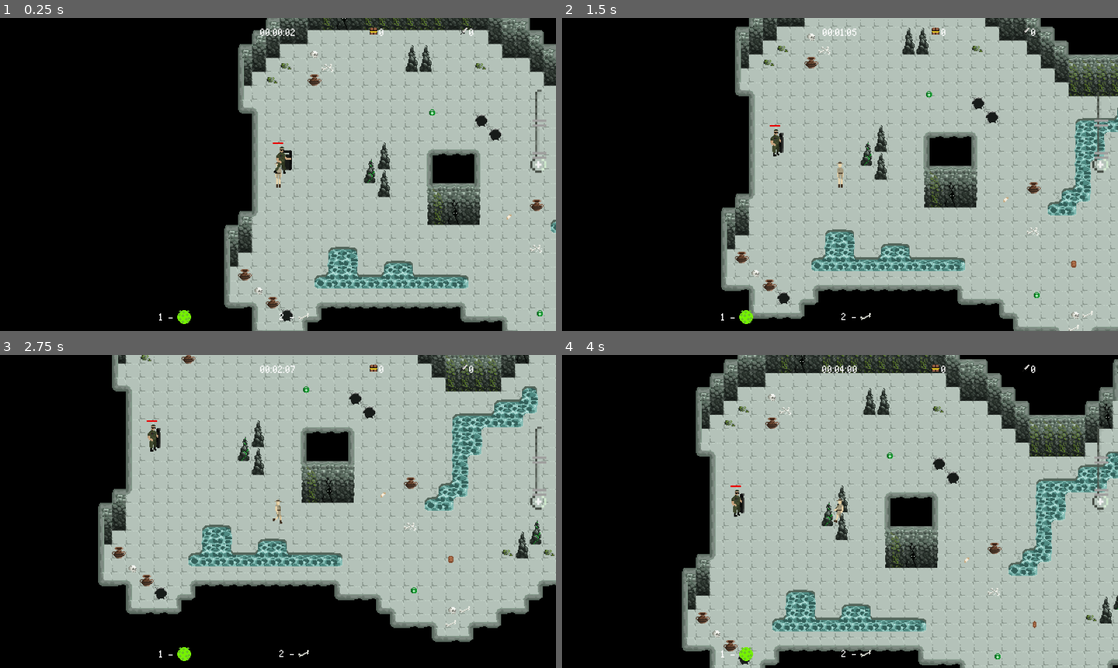
Above: before the commit, frames 1-4 (two rows, left to right).
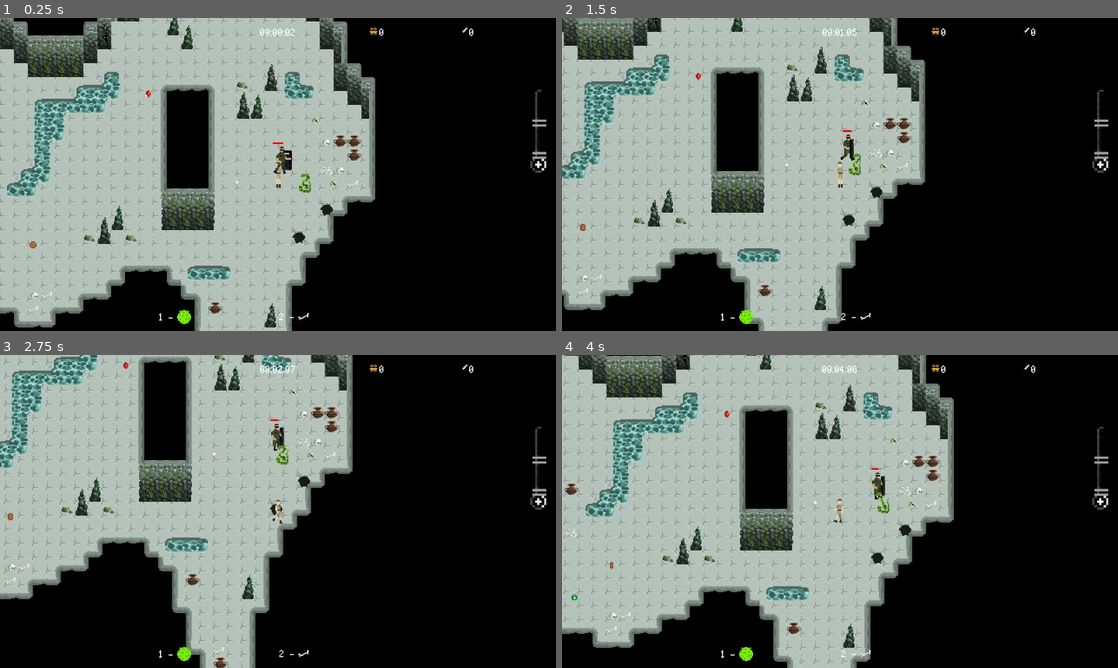
Above: after the commit, the same moments.

Repository: mirogon/Archaeology
Game: Godot game, scene res://Scenes/Main.tscn
Same seed, same stepped clock (60 frames per second), same inputs: the game is played once before the commit and once after it. The engine's default icon, where the game draws it, is replaced by a stand-in: a white triangle on a blue panel in a dark square.
Inputs (mouse positions are in pixels of both pictures, inside the frame that each line leads up to):
- Up to frame 1 (0.25 s): no input
- Up to frame 2 (1.5 s): move the mouse to (962, 158) at 0.52 s; hold Right (ui_right) 0.53-1.28 s; tap F (action) at 0.6 s; move the mouse to (728, 190) at 1.27 s; hold Down (ui_down) from 1.28 s (still down); tap 1 at 1.35 s
- Up to frame 3 (2.75 s): move the mouse to (333, 442) at 2.02 s; release Down (ui_down) at 2.03 s; hold Right (ui_right) from 2.03 s (still down); hold 2 from 2.03 s (still down)
- Up to frame 4 (4 s): move the mouse to (812, 574) at 2.77 s; release Right (ui_right) at 2.78 s; release 2 at 2.78 s; hold Up (ui_up) 2.78-3.53 s; tap F (action) at 2.85 s; move the mouse to (1006, 558) at 3.52 s; hold Left (ui_left) from 3.53 s (still down); hold 1 from 3.53 s (still down)

The runs differ from the first frame. In frame 1, 79% of the frame differs, in the area x 0-100%, y 0-100%; in frame 2, 72%; in frame 3, 68%; in frame 4, 75%.
Error before the commit: Attempt to call function 'get_child_count' in base 'null instance' on a null instance. (res://Scripts/Soldier.gd:97)

Commit message:
Fixed Main, Room

Diff:
--- a/Scenes/Main.tscn
+++ b/Scenes/Main.tscn
@@ -39,3 +39,7 @@
 
 [connection signal="heal_resource_update" from="Player" to="UiCanvasLayer/HealthResourceBar" method="_on_Player_heal_resource_update"]
 [connection signal="treasure_update" from="Player" to="." method="_on_Player_treasure_update"]
+[connection signal="upgrade_player_health_resource_button_pressed" from="UiCanvasLayer/UpgradeUi" to="." method="_on_UpgradeUi_upgrade_player_health_resource_button_pressed"]
+[connection signal="upgrade_soldier_damage_button_pressed" from="UiCanvasLayer/UpgradeUi" to="." method="_on_UpgradeUi_upgrade_soldier_damage_button_pressed"]
+[connection signal="upgrade_soldier_health_button_pressed" from="UiCanvasLayer/UpgradeUi" to="." method="_on_UpgradeUi_upgrade_soldier_health_button_pressed"]
+[connection signal="upgrade_soldier_speed_button_pressed" from="UiCanvasLayer/UpgradeUi" to="." method="_on_UpgradeUi_upgrade_soldier_speed_button_pressed"]
--- a/Scenes/Player.tscn
+++ b/Scenes/Player.tscn
@@ -129,7 +129,6 @@
 z_index = 1
 frames = SubResource( 26 )
 animation = "Walk_Right"
-frame = 4
 playing = true
 
 [node name="HealthSystem" parent="." instance=ExtResource( 3 )]
--- a/Scenes/Rooms/Room.tscn
+++ b/Scenes/Rooms/Room.tscn
@@ -13,8 +13,6 @@
 [ext_resource path="res://Scenes/Rooms/TreasureChest.tscn" type="PackedScene" id=11]
 [ext_resource path="res://Scenes/Items/ItemSpawnMovement.tscn" type="PackedScene" id=12]
 [ext_resource path="res://Scenes/Rooms/Boulder.tscn" type="PackedScene" id=13]
-[ext_resource path="res://Asstes/Environment/Dungeon.png" type="Texture" id=14]
-[ext_resource path="res://Asstes/Environment/Torch/Torch.tres" type="Texture" id=15]
 
 [sub_resource type="ConvexPolygonShape2D" id=47]
 points = PoolVector2Array( 12, 8, 4, 8, 4, 4, 12, 4 )
@@ -752,299 +750,6 @@
 "shape_transform": Transform2D( 1, 0, 0, 1, 0, 0 )
 } ]
 39/z_index = 0
-42/name = "Dungeon.png 42"
-42/texture = ExtResource( 14 )
-42/tex_offset = Vector2( 0, 0 )
-42/modulate = Color( 1, 1, 1, 1 )
-42/region = Rect2( 0, 64, 16, 16 )
-42/tile_mode = 0
-42/occluder_offset = Vector2( 0, 0 )
-42/navigation_offset = Vector2( 0, 0 )
-42/shape_offset = Vector2( 0, 0 )
-42/shape_transform = Transform2D( 1, 0, 0, 1, 0, 0 )
-42/shape_one_way = false
-42/shape_one_way_margin = 0.0
-42/shapes = [  ]
-42/z_index = 0
-43/name = "Dungeon.png 43"
-43/texture = ExtResource( 14 )
-43/tex_offset = Vector2( 0, 0 )
-43/modulate = Color( 1, 1, 1, 1 )
-43/region = Rect2( 0, 80, 16, 16 )
-43/tile_mode = 0
-43/occluder_offset = Vector2( 0, 0 )
-43/navigation_offset = Vector2( 0, 0 )
-43/shape_offset = Vector2( 0, 0 )
-43/shape_transform = Transform2D( 1, 0, 0, 1, 0, 0 )
-43/shape_one_way = false
-43/shape_one_way_margin = 0.0
-43/shapes = [  ]
-43/z_index = 0
-44/name = "Dungeon.png 44"
-44/texture = ExtResource( 14 )
-44/tex_offset = Vector2( 0, 0 )
-44/modulate = Color( 1, 1, 1, 1 )
-44/region = Rect2( 0, 96, 16, 16 )
-44/tile_mode = 0
-44/occluder_offset = Vector2( 0, 0 )
-44/navigation_offset = Vector2( 0, 0 )
-44/shape_offset = Vector2( 0, 0 )
-44/shape_transform = Transform2D( 1, 0, 0, 1, 0, 0 )
-44/shape_one_way = false
-44/shape_one_way_margin = 0.0
-44/shapes = [  ]
-44/z_index = 0
-45/name = "Dungeon.png 45"
-45/texture = ExtResource( 14 )
-45/tex_offset = Vector2( 0, 0 )
-45/modulate = Color( 1, 1, 1, 1 )
-45/region = Rect2( 32, 80, 16, 32 )
-45/tile_mode = 0
-45/occluder_offset = Vector2( 0, 0 )
-45/navigation_offset = Vector2( 0, 0 )
-45/shape_offset = Vector2( 0, 0 )
-45/shape_transform = Transform2D( 1, 0, 0, 1, 0, 0 )
-45/shape_one_way = false
-45/shape_one_way_margin = 0.0
-45/shapes = [  ]
-45/z_index = 0
-46/name = "Dungeon.png 46"
-46/texture = ExtResource( 14 )
-46/tex_offset = Vector2( 0, 0 )
-46/modulate = Color( 1, 1, 1, 1 )
-46/region = Rect2( 16, 80, 16, 32 )
-46/tile_mode = 0
-46/occluder_offset = Vector2( 0, 0 )
-46/navigation_offset = Vector2( 0, 0 )
-46/shape_offset = Vector2( 0, 0 )
-46/shape_transform = Transform2D( 1, 0, 0, 1, 0, 0 )
-46/shape_one_way = false
-46/shape_one_way_margin = 0.0
-46/shapes = [  ]
-46/z_index = 0
-47/name = "Dungeon.png 47"
-47/texture = ExtResource( 14 )
-47/tex_offset = Vector2( 0, 0 )
-47/modulate = Color( 1, 1, 1, 1 )
-47/region = Rect2( 48, 80, 16, 32 )
-47/tile_mode = 0
-47/occluder_offset = Vector2( 0, 0 )
-47/navigation_offset = Vector2( 0, 0 )
-47/shape_offset = Vector2( 0, 0 )
-47/shape_transform = Transform2D( 1, 0, 0, 1, 0, 0 )
-47/shape_one_way = false
-47/shape_one_way_margin = 0.0
-47/shapes = [  ]
-47/z_index = 0
-51/name = "Dungeon.png 51"
-51/texture = ExtResource( 14 )
-51/tex_offset = Vector2( 0, 0 )
-51/modulate = Color( 1, 1, 1, 1 )
-51/region = Rect2( 0, 0, 144, 64 )
-51/tile_mode = 1
-51/autotile/bitmask_mode = 1
-51/autotile/bitmask_flags = [ Vector2( 0, 0 ), 432, Vector2( 0, 1 ), 54, Vector2( 0, 2 ), 255, Vector2( 0, 3 ), 507, Vector2( 1, 0 ), 216, Vector2( 1, 1 ), 27, Vector2( 1, 2 ), 447, Vector2( 1, 3 ), 510, Vector2( 2, 0 ), 56, Vector2( 2, 1 ), 146, Vector2( 4, 2 ), 438, Vector2( 4, 3 ), 504, Vector2( 5, 0 ), 24, Vector2( 5, 1 ), 144, Vector2( 5, 2 ), 219, Vector2( 5, 3 ), 63, Vector2( 6, 0 ), 18, Vector2( 6, 1 ), 48, Vector2( 6, 2 ), 511, Vector2( 7, 0 ), 432, Vector2( 7, 1 ), 54, Vector2( 8, 0 ), 216, Vector2( 8, 1 ), 27 ]
-51/autotile/icon_coordinate = Vector2( 0, 0 )
-51/autotile/tile_size = Vector2( 16, 16 )
-51/autotile/spacing = 0
-51/autotile/occluder_map = [  ]
-51/autotile/navpoly_map = [  ]
-51/autotile/priority_map = [  ]
-51/autotile/z_index_map = [  ]
-51/occluder_offset = Vector2( 0, 0 )
-51/navigation_offset = Vector2( 0, 0 )
-51/shape_offset = Vector2( 0, 0 )
-51/shape_transform = Transform2D( 1, 0, 0, 1, 0, 0 )
-51/shape_one_way = false
-51/shape_one_way_margin = 0.0
-51/shapes = [  ]
-51/z_index = 0
-52/name = "Dungeon.png 52"
-52/texture = ExtResource( 14 )
-52/tex_offset = Vector2( 0, 0 )
-52/modulate = Color( 1, 1, 1, 1 )
-52/region = Rect2( 64, 64, 16, 48 )
-52/tile_mode = 0
-52/occluder_offset = Vector2( 0, 0 )
-52/navigation_offset = Vector2( 0, 0 )
-52/shape_offset = Vector2( 0, 0 )
-52/shape_transform = Transform2D( 1, 0, 0, 1, 0, 0 )
-52/shape_one_way = false
-52/shape_one_way_margin = 0.0
-52/shapes = [  ]
-52/z_index = 0
-53/name = "Dungeon.png 53"
-53/texture = ExtResource( 14 )
-53/tex_offset = Vector2( 0, 0 )
-53/modulate = Color( 1, 1, 1, 1 )
-53/region = Rect2( 80, 64, 16, 48 )
-53/tile_mode = 0
-53/occluder_offset = Vector2( 0, 0 )
-53/navigation_offset = Vector2( 0, 0 )
-53/shape_offset = Vector2( 0, 0 )
-53/shape_transform = Transform2D( 1, 0, 0, 1, 0, 0 )
-53/shape_one_way = false
-53/shape_one_way_margin = 0.0
-53/shapes = [  ]
-53/z_index = 0
-54/name = "Dungeon.png 54"
-54/texture = ExtResource( 14 )
-54/tex_offset = Vector2( 0, 0 )
-54/modulate = Color( 1, 1, 1, 1 )
-54/region = Rect2( 128, 48, 64, 96 )
-54/tile_mode = 1
-54/autotile/bitmask_mode = 1
-54/autotile/bitmask_flags = [ Vector2( 0, 0 ), 16, Vector2( 0, 1 ), 48, Vector2( 0, 3 ), 432, Vector2( 0, 4 ), 438, Vector2( 0, 5 ), 54, Vector2( 1, 1 ), 24, Vector2( 1, 3 ), 504, Vector2( 1, 4 ), 511, Vector2( 1, 5 ), 63, Vector2( 2, 0 ), 432, Vector2( 2, 1 ), 54, Vector2( 2, 3 ), 216, Vector2( 2, 4 ), 219, Vector2( 2, 5 ), 27, Vector2( 3, 0 ), 216, Vector2( 3, 1 ), 27 ]
-54/autotile/icon_coordinate = Vector2( 0, 0 )
-54/autotile/tile_size = Vector2( 16, 16 )
-54/autotile/spacing = 0
-54/autotile/occluder_map = [  ]
-54/autotile/navpoly_map = [  ]
-54/autotile/priority_map = [  ]
-54/autotile/z_index_map = [  ]
-54/occluder_offset = Vector2( 0, 0 )
-54/navigation_offset = Vector2( 0, 0 )
-54/shape_offset = Vector2( 0, 0 )
-54/shape_transform = Transform2D( 1, 0, 0, 1, 0, 0 )
-54/shape_one_way = false
-54/shape_one_way_margin = 0.0
-54/shapes = [  ]
-54/z_index = 0
-55/name = "Torch.tres 55"
-55/texture = ExtResource( 15 )
-55/tex_offset = Vector2( 0, 0 )
-55/modulate = Color( 1, 1, 1, 1 )
-55/region = Rect2( 0, 0, 16, 32 )
-55/tile_mode = 0
-55/occluder_offset = Vector2( 0, 0 )
-55/navigation_offset = Vector2( 0, 0 )
-55/shape_offset = Vector2( 0, 0 )
-55/shape_transform = Transform2D( 1, 0, 0, 1, 0, 0 )
-55/shape_one_way = false
-55/shape_one_way_margin = 0.0
-55/shapes = [  ]
-55/z_index = 0
-56/name = "Dungeon.png 56"
-56/texture = ExtResource( 14 )
-56/tex_offset = Vector2( 0, 0 )
-56/modulate = Color( 1, 1, 1, 1 )
-56/region = Rect2( 16, 128, 16, 32 )
-56/tile_mode = 0
-56/occluder_offset = Vector2( 0, 0 )
-56/navigation_offset = Vector2( 0, 0 )
-56/shape_offset = Vector2( 0, 0 )
-56/shape_transform = Transform2D( 1, 0, 0, 1, 0, 0 )
-56/shape_one_way = false
-56/shape_one_way_margin = 0.0
-56/shapes = [  ]
-56/z_index = 0
-57/name = "Dungeon.png 57"
-57/texture = ExtResource( 14 )
-57/tex_offset = Vector2( 0, 0 )
-57/modulate = Color( 1, 1, 1, 1 )
-57/region = Rect2( 0, 144, 16, 16 )
-57/tile_mode = 0
-57/occluder_offset = Vector2( 0, 0 )
-57/navigation_offset = Vector2( 0, 0 )
-57/shape_offset = Vector2( 0, 0 )
-57/shape_transform = Transform2D( 1, 0, 0, 1, 0, 0 )
-57/shape_one_way = false
-57/shape_one_way_margin = 0.0
-57/shapes = [  ]
-57/z_index = 0
-58/name = "Dungeon.png 58"
-58/texture = ExtResource( 14 )
-58/tex_offset = Vector2( 0, 0 )
-58/modulate = Color( 1, 1, 1, 1 )
-58/region = Rect2( 32, 112, 96, 64 )
-58/tile_mode = 1
-58/autotile/bitmask_mode = 1
-58/autotile/bitmask_flags = [ Vector2( 0, 1 ), 16, Vector2( 0, 2 ), 144, Vector2( 0, 3 ), 18, Vector2( 1, 0 ), 432, Vector2( 1, 1 ), 54, Vector2( 2, 0 ), 216, Vector2( 2, 1 ), 27, Vector2( 3, 0 ), 432, Vector2( 3, 1 ), 438, Vector2( 3, 2 ), 54, Vector2( 4, 0 ), 504, Vector2( 4, 1 ), 511, Vector2( 4, 2 ), 63, Vector2( 5, 0 ), 216, Vector2( 5, 1 ), 219, Vector2( 5, 2 ), 27 ]
-58/autotile/icon_coordinate = Vector2( 0, 0 )
-58/autotile/tile_size = Vector2( 16, 16 )
-58/autotile/spacing = 0
-58/autotile/occluder_map = [  ]
-58/autotile/navpoly_map = [  ]
-58/autotile/priority_map = [  ]
-58/autotile/z_index_map = [  ]
-58/occluder_offset = Vector2( 0, 0 )
-58/navigation_offset = Vector2( 0, 0 )
-58/shape_offset = Vector2( 0, 0 )
-58/shape_transform = Transform2D( 1, 0, 0, 1, 0, 0 )
-58/shape_one_way = false
-58/shape_one_way_margin = 0.0
-58/shapes = [  ]
-58/z_index = 0
-59/name = "Dungeon.png 59"
-59/texture = ExtResource( 14 )
-59/tex_offset = Vector2( 0, 0 )
-59/modulate = Color( 1, 1, 1, 1 )
-59/region = Rect2( 96, 64, 16, 16 )
-59/tile_mode = 0
-59/occluder_offset = Vector2( 0, 0 )
-59/navigation_offset = Vector2( 0, 0 )
-59/shape_offset = Vector2( 0, 0 )
-59/shape_transform = Transform2D( 1, 0, 0, 1, 0, 0 )
-59/shape_one_way = false
-59/shape_one_way_margin = 0.0
-59/shapes = [  ]
-59/z_index = 0
-60/name = "Dungeon.png 60"
-60/texture = ExtResource( 14 )
-60/tex_offset = Vector2( 0, 0 )
-60/modulate = Color( 1, 1, 1, 1 )
-60/region = Rect2( 96, 80, 16, 16 )
-60/tile_mode = 0
-60/occluder_offset = Vector2( 0, 0 )
-60/navigation_offset = Vector2( 0, 0 )
-60/shape_offset = Vector2( 0, 0 )
-60/shape_transform = Transform2D( 1, 0, 0, 1, 0, 0 )
-60/shape_one_way = false
-60/shape_one_way_margin = 0.0
-60/shapes = [  ]
-60/z_index = 0
-61/name = "Dungeon.png 61"
-61/texture = ExtResource( 14 )
-61/tex_offset = Vector2( 0, 0 )
-61/modulate = Color( 1, 1, 1, 1 )
-61/region = Rect2( 112, 80, 16, 16 )
-61/tile_mode = 0
-61/occluder_offset = Vector2( 0, 0 )
-61/navigation_offset = Vector2( 0, 0 )
-61/shape_offset = Vector2( 0, 0 )
-61/shape_transform = Transform2D( 1, 0, 0, 1, 0, 0 )
-61/shape_one_way = false
-61/shape_one_way_margin = 0.0
-61/shapes = [  ]
-61/z_index = 0
-62/name = "Dungeon.png 62"
-62/texture = ExtResource( 14 )
-62/tex_offset = Vector2( 0, 0 )
-62/modulate = Color( 1, 1, 1, 1 )
-62/region = Rect2( 96, 96, 16, 16 )
-62/tile_mode = 0
-62/occluder_offset = Vector2( 0, 0 )
-62/navigation_offset = Vector2( 0, 0 )
-62/shape_offset = Vector2( 0, 0 )
-62/shape_transform = Transform2D( 1, 0, 0, 1, 0, 0 )
-62/shape_one_way = false
-62/shape_one_way_margin = 0.0
-62/shapes = [  ]
-62/z_index = 0
-63/name = "Dungeon.png 63"
-63/texture = ExtResource( 14 )
-63/tex_offset = Vector2( 0, 0 )
-63/modulate = Color( 1, 1, 1, 1 )
-63/region = Rect2( 112, 96, 16, 16 )
-63/tile_mode = 0
-63/occluder_offset = Vector2( 0, 0 )
-63/navigation_offset = Vector2( 0, 0 )
-63/shape_offset = Vector2( 0, 0 )
-63/shape_transform = Transform2D( 1, 0, 0, 1, 0, 0 )
-63/shape_one_way = false
-63/shape_one_way_margin = 0.0
-63/shapes = [  ]
-63/z_index = 0
 
 [sub_resource type="NavigationPolygon" id=85]
 vertices = PoolVector2Array( -546, -176, -544, -144, -559, -144, -767, -145, -751, -176, -783, 128, -744, 126, -569, 12 …(1968 unchanged characters)…
@@ -1161,9 +866,6 @@
 [node name="treasure_skull2" parent="Pickups" instance=ExtResource( 10 )]
 position = Vector2( -117, -30 )
 
-[node name="Snake" parent="." instance=ExtResource( 8 )]
-position = Vector2( -137, 38 )
-
 [node name="Navigation2D" type="Navigation2D" parent="."]
 visible = false
 
@@ -1176,4 +878,9 @@
 coin_scene = ExtResource( 4 )
 
 [node name="PlayerStart" type="Node2D" parent="."]
-position = Vector2( -786, -10 )
+position = Vector2( -160, 32 )
+
+[node name="Enemies" type="Node" parent="."]
+
+[node name="Snake" parent="Enemies" instance=ExtResource( 8 )]
+position = Vector2( -137, 38 )
Not shown: 1 places in Scenes/Rooms/Room.tscn that only renumber resources
